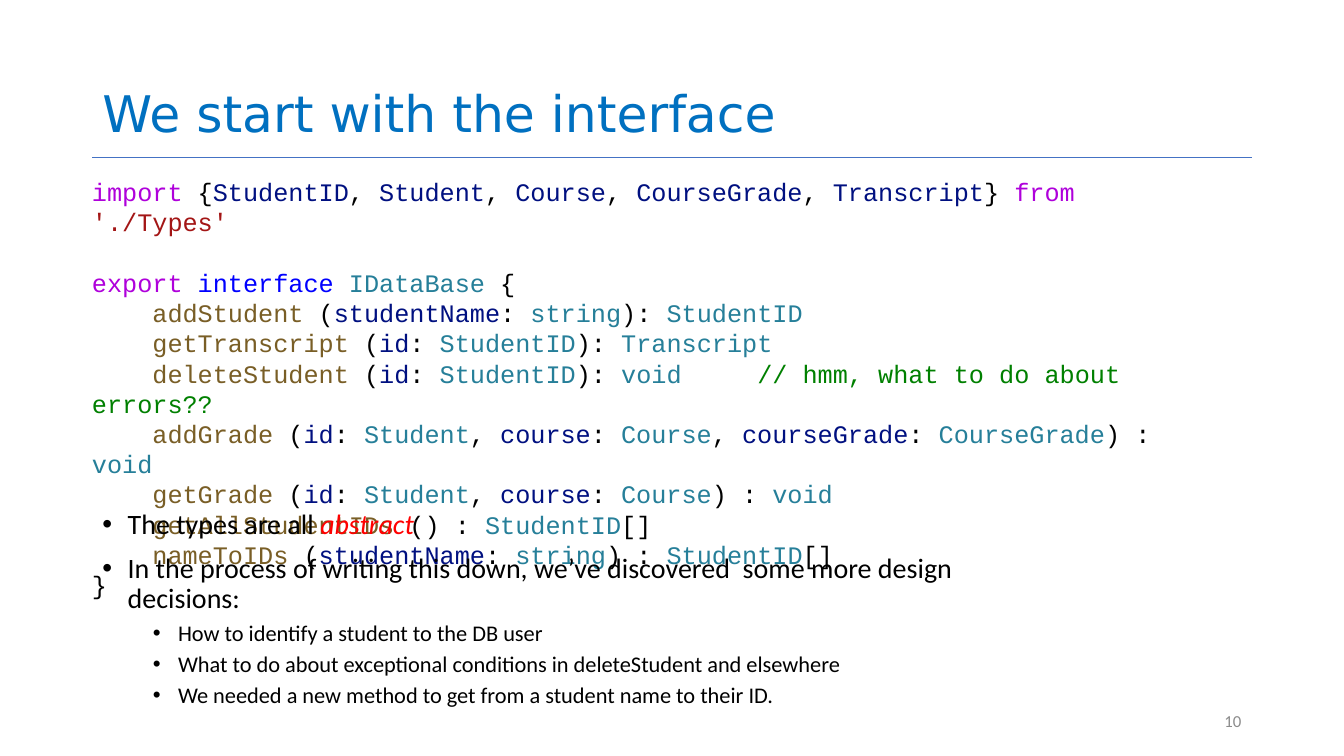
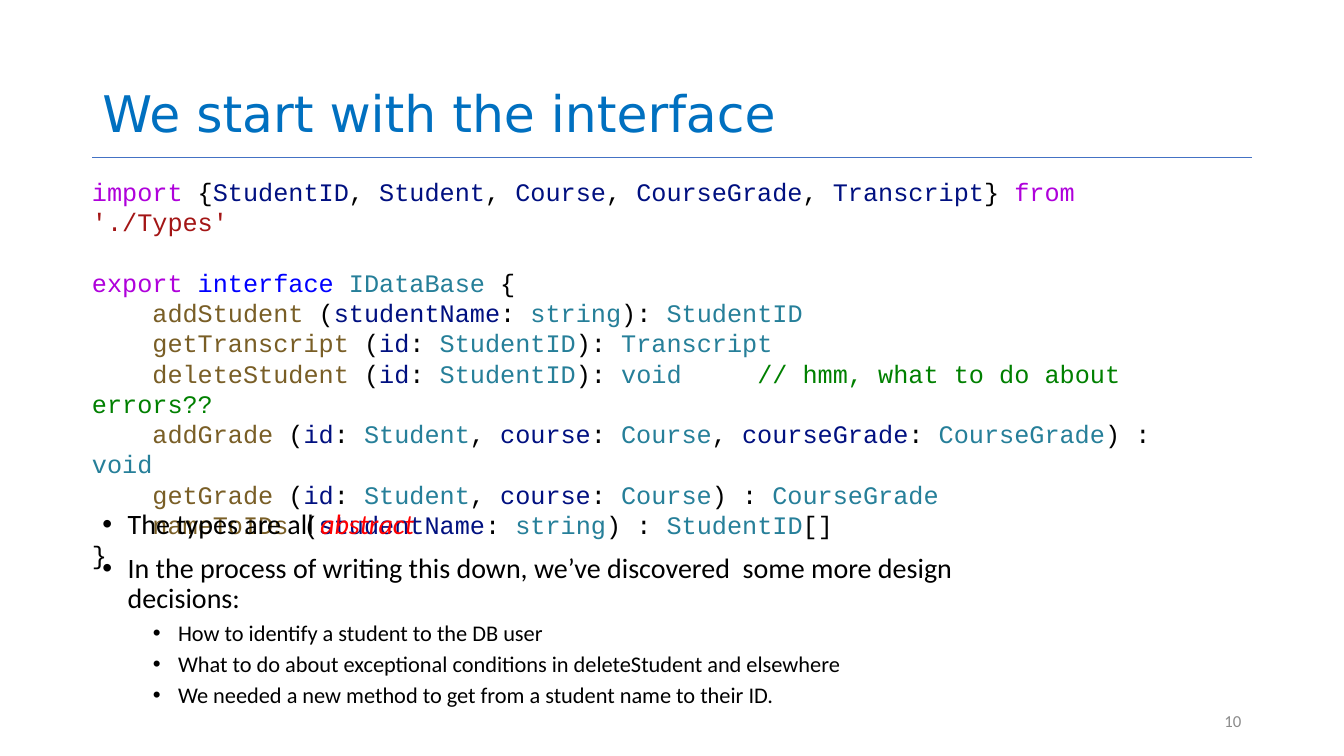
Before and after one commit to neu-se/CS4530-Fall-2022, a slide deck: slide 10 of Slides/Lecture 02 From Requirements to Code.pptx. Drawn at 1344x756 pixels with LibreOffice and Linux fonts; fonts in the diff are those of the drawing. Boxes give left, top, right and bottom in pixels: in the first picture for what was removed or moved away, otherwise in the second. Text is boxed around its words. In the diff, an @@ line names an element or a change of style, - is before the commit and + after.

Commit message:
fixed errors in IDataBase.ts, slides, impl.

```diff
--- a/Slides/Lecture 02 From Requirements to Code.pptx
+++ b/Slides/Lecture 02 From Requirements to Code.pptx
@@ text at (x1=152, y1=485, x2=938, y2=510): text changed @@
-getGrade (id: Student, course: Course) : void
-getAllStudentIDs () : StudentID[]
+getGrade (id: Student, course: Course) : CourseGrade
```
Also in this commit, not shown: 1 other file.
